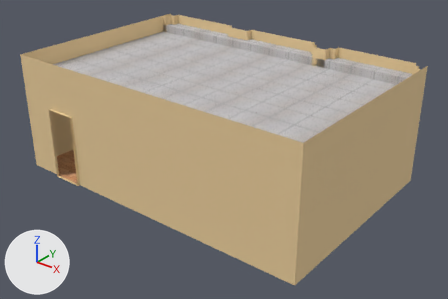
An edit to the glTF model models/rooms/room3_1.glb, drawn before and after from the same camera.
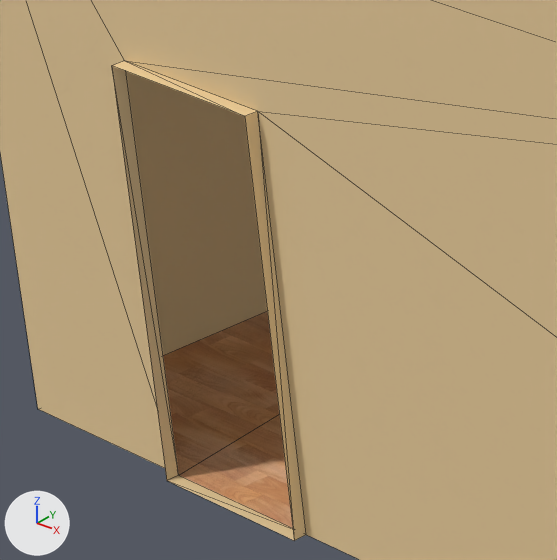
There are two pictures of each version: one whole from a camera (50 mm lens) standing at (13.17, -9.02, 8.23) and looking at (3.68, 2.83, 0.88), one close up on the part from 7% to 27% of the width and 33% to 63% of the height. The lights are fixed; the arrows at lower left show +X, +Y and +Z. The first two pictures are the older version. The close-ups show mesh edges as thin lines. Where no turn or scale is listed for an object, it has been applied to the vertices. Vertices at exactly the same position are counted once.

Names of what the first close-up shows: '4et.006'.
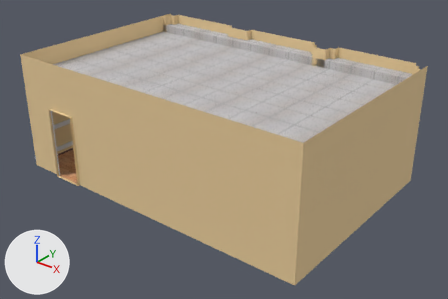
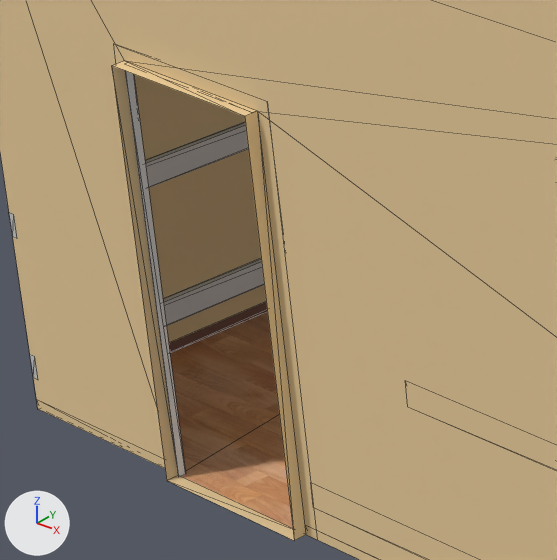
Patch to the scene script:
```diff
--- a/models/rooms/room3_1.glb.py
+++ b/models/rooms/room3_1.glb.py
@@ mat_material_012 @@
+mat_material_012 = principled_material('Material.012')
+mat_material_012.base_color = (0.155, 0.0476, 0.0215)  # brown #6e3e28
@@ mat_kos @@
+mat_kos = principled_material('kos')
+mat_kos.base_color = (0.8, 0.8, 0.8)  # white #e7e7e7
+mat_kos.roughness = 0.0
@@ me_plane_007_col_006 @@
 # used by ob_4et_006; location = (0.0, 0.0, 0.0)
-me_plane_007_col_006.from_pydata(...)  # 94 vertices, 126 faces; spans x -1.03..7.78, y 0.0..6.13, z 0.0..3.3
+me_plane_007_col_006.from_pydata(...)  # 172 vertices, 218 faces; spans x -1.03..7.78, y 0.0..6.13, z 0.0..3.3
+# me_plane_007_col_006 part 1: a new loose piece of 20 vertices spanning x -1.03..7.78, y 0.07..5.73, z 0.16..0.28, in mat_kos (white #e7e7e7)
+# me_plane_007_col_006 part 2: a new loose piece of 20 vertices spanning x -1.03..7.78, y 0.07..5.73, z 0.88..1.0, in mat_kos (white #e7e7e7)
+# me_plane_007_col_006 part 3: a new loose piece of 18 vertices spanning x -0.07..0.95, y 0.05..0.09, z 0.0..2.06, in mat_kos (white #e7e7e7)
+# me_plane_007_col_006 part 4
+# 12 vertices are added at x -1.03..7.78, y 0.07..5.73, z 0.0..0.05
+# 10 new faces join them, mat_material_012 (brown #6e3e28)
+# other edits to the shape of me_plane_007_col_006 do not show in these pictures
 me_plane_007_col_006.materials.append(mat_pol_kab)
@@ me_plane_007_col_006 @@
 me_plane_007_col_006.materials.append(mat_steny_kab)
+me_plane_007_col_006.materials.append(mat_kos)  # white #e7e7e7
+me_plane_007_col_006.materials.append(mat_material_012)  # brown #6e3e28
```

Changed parts and their boxes [x1, y1, x2, y2] in the close-ups (557 x 560 px):
part 1 of me_plane_007_col_006, added
    after: [30, 258, 264, 380]
part 2 of me_plane_007_col_006, added
    after: [9, 122, 248, 238]
part 3 of me_plane_007_col_006, added
    after: [125, 71, 186, 477]
part 4 of me_plane_007_col_006, added (brown)
    after: [169, 302, 267, 353]
